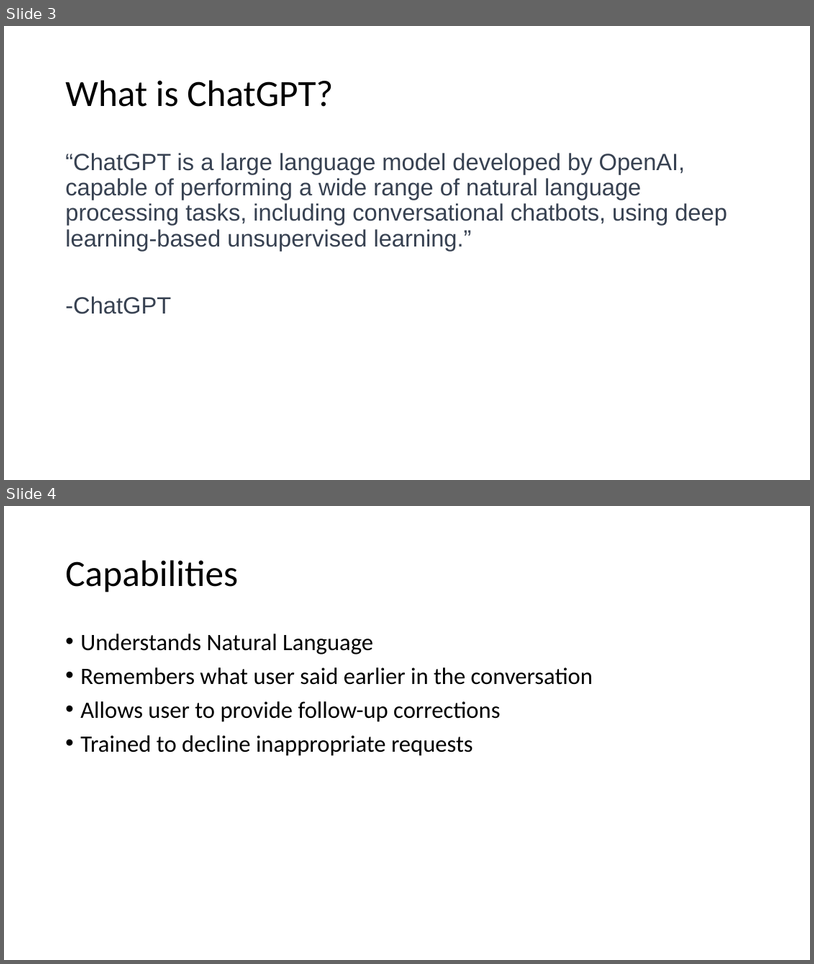
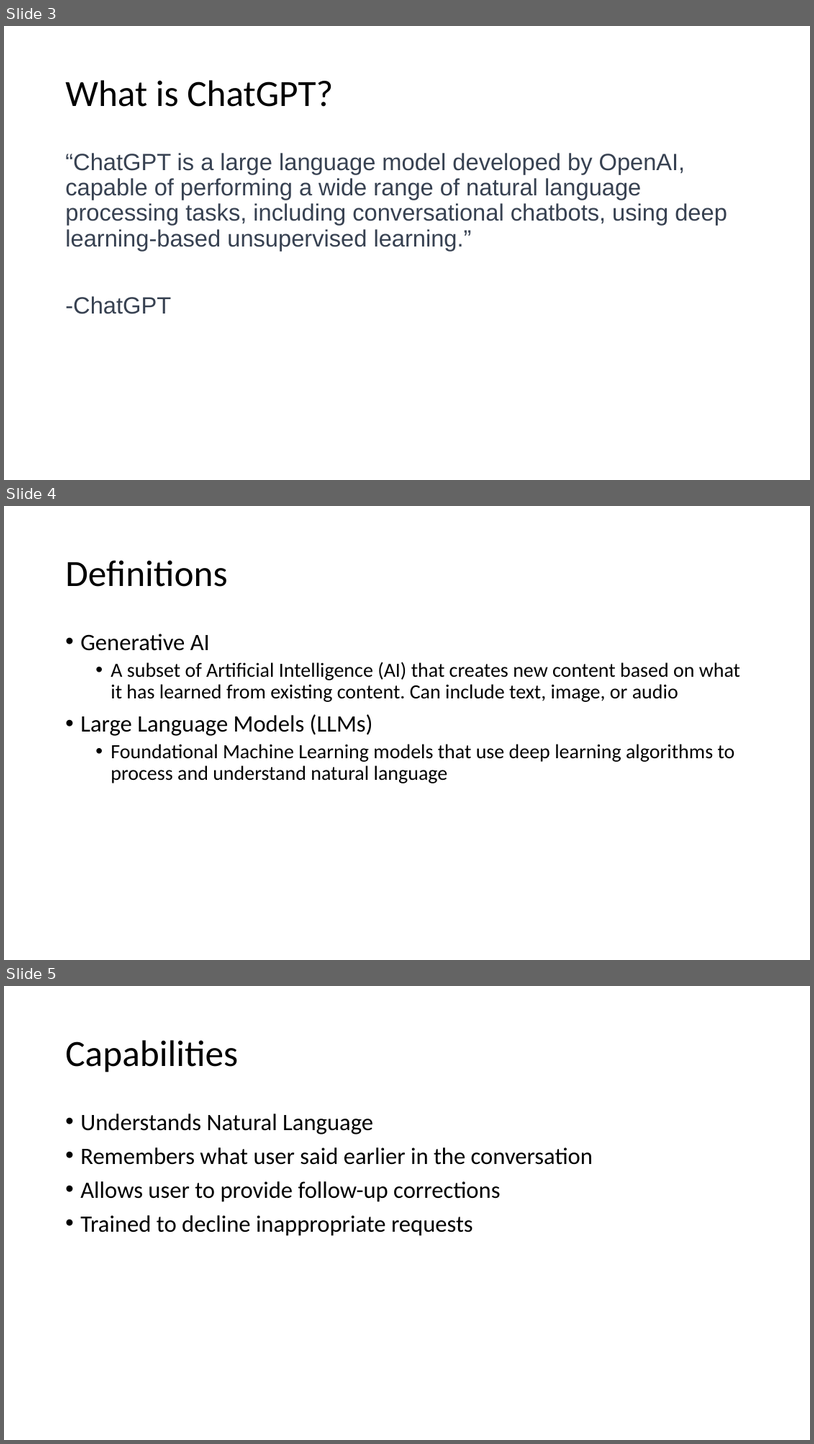
Before and after one commit to DavidGiard/Presentation-Slides, a slide deck: ChatGPT/ChatGPT.pptx. Shown one above the other, each under a label of ours: slides 3 and 4 before the commit, slides 3, 4 and 5 after it. The pictures are 814x964 and 814x1444 pixels, drawn with LibreOffice and Linux fonts; fonts in the diff are those of the drawing. Boxes give left, top, right and bottom in pixels: in the first picture for what was removed or moved away, otherwise in the second. Text is boxed around its words. In the diff, an @@ line names an element or a change of style, - is before the commit and + after.

```diff
--- a/ChatGPT/ChatGPT.pptx
+++ b/ChatGPT/ChatGPT.pptx
@@ slide 4 added at bbox=[4, 506, 810, 960], background #FFFFFF @@
@@ title added at bbox=[65, 560, 227, 587], 44 pt, text #000000 @@
+Definitions
@@ text added at bbox=[80, 633, 741, 783], 24 pt, text #000000 @@
+• Generative AI
+  • A subset of Artificial Intelligence (AI) that creates new content based on what it has learned from existing content. Can include text, image, or audio
+• Large Language Models (LLMs)
+  • Foundational Machine Learning models that use deep learning algorithms to process and understand natural language
@@ what was slide 4 is now slide 5 @@
```
Also in this commit, not shown: 1 other slide added.
